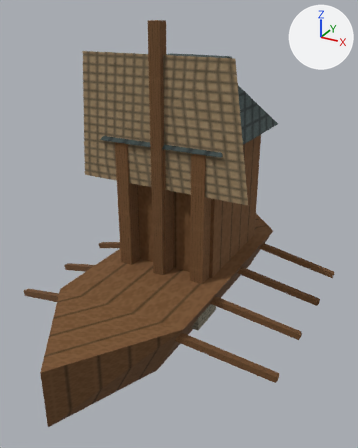
The glTF model app/src/main/assets/3d/field/unit-WARSHIP-lod0.glb as it was, and as the next commit left it.
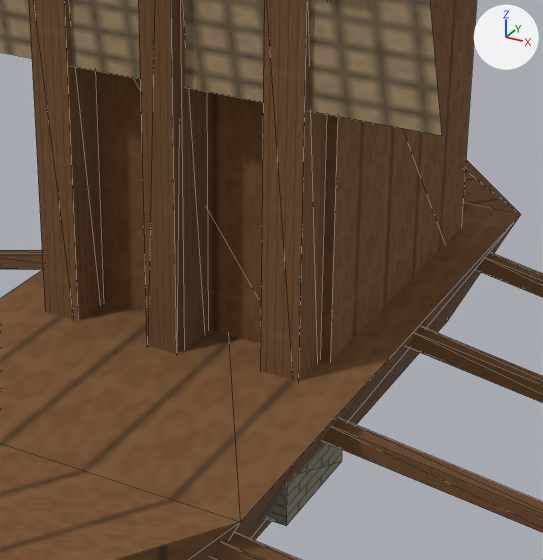
Each version is shown whole from a camera (50 mm lens) standing at (0.515, -0.912, 0.674) and looking at (0.034, -0.036, 0.236), then close up on the part from 30% to 78% of the width and 36% to 76% of the height. Every picture has the same lights, and +X, +Y and +Z are marked at upper right. The older version's two pictures come first. The close-ups show mesh edges as thin lines. Vertices at exactly the same position are counted once.
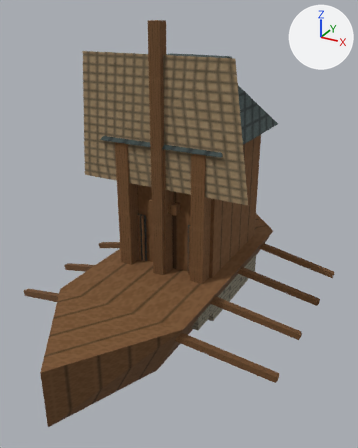
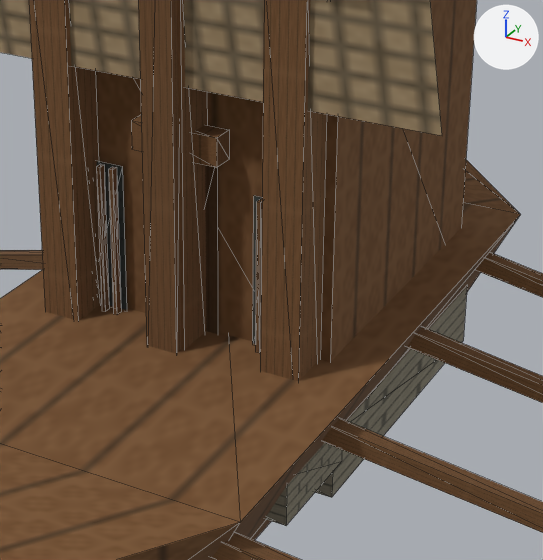
Pixel boxes [x1, y1, x2, y2] of what changed, in the close-ups (543 x 560 px):
part 1 of me_mesh_0, added: after [315, 287, 467, 498]
part 2 of me_mesh_0, added (brown): after [96, 164, 109, 311]
part 3 of me_mesh_0, added (brown): after [109, 167, 121, 314]
part 4 of me_mesh_0, added (brown): after [255, 199, 262, 352]
part 5 of me_mesh_0, added (brown): after [131, 115, 229, 168]
part 6 of me_mesh_0, added: after [97, 161, 262, 344]

Edits to the bpy script that builds the scene:
```text
Change me_mesh_0:
    used by ob_mesh_0; location = (0.0, 0.0, 0.0)
    verts and faces of me_mesh_0; kept vertices keep their numbers, new ones are numbered from 144
    remove me_mesh_0.from_pydata(...)  # 144 vertices, 175 faces; spans x -0.324..0.324, y -0.45..0.43, z 0.0..0.65
    add me_mesh_0.from_pydata(...)  # 220 vertices, 261 faces; spans x -0.324..0.324, y -0.45..0.43, z 0.0..0.65
    me_mesh_0 part 1: the loose piece of 8 vertices spanning x -0.126..0.126, y -0.12..-0.03, z 0.04..0.08 is copied, and the copy is scaled about its middle by (0.964, 3, 1.37), then moved by (0.0, 0.175, -0.022); it spans x -0.122..0.122, y -0.035..0.235, z 0.01..0.065
    me_mesh_0 part 2: the loose piece of 8 vertices spanning x -0.107..-0.077, y -0.065..-0.03, z 0.07..0.41 is copied, and the copy is scaled about its middle by (0.107, 0.171, 0.35), then moved by (0.022, 0.008, -0.061); it spans x -0.071..-0.068, y -0.042..-0.036, z 0.119..0.238
    me_mesh_0 part 3: the loose piece of 8 vertices spanning x -0.107..-0.077, y -0.065..-0.03, z 0.07..0.41 is copied, and the copy is scaled about its middle by (0.107, 0.171, 0.35), then moved by (0.033, 0.008, -0.061); it spans x -0.061..-0.058, y -0.042..-0.036, z 0.119..0.238
    me_mesh_0 part 4: the loose piece of 8 vertices spanning x 0.077..0.107, y -0.065..-0.03, z 0.07..0.41 is copied, and the copy is scaled about its middle by (0.107, 0.171, 0.35), then moved by (-0.03, 0.008, -0.061); it spans x 0.061..0.064, y -0.042..-0.036, z 0.119..0.238
    me_mesh_0 part 5: the loose piece of 8 vertices spanning x -0.015..0.015, y -0.065..-0.03, z 0.07..0.41 is copied, and the copy is scaled about its middle by (2.3, 0.514, 0.0647), then moved by (0.0, 0.005, 0.033); it spans x -0.034..0.034, y -0.051..-0.033, z 0.262..0.284
    me_mesh_0 part 6
    add verts[144] = (-0.089, -0.033, 0.119)
    add verts[145] = (-0.089, -0.033, 0.238)
    add verts[146] = (0.054, -0.033, 0.119)  # pixel (252, 344)
    add verts[147] = (0.054, -0.033, 0.238)  # pixel (253, 195)
    add for new, old in zip([*range(148, 152)], [*range(144, 148)]): verts[new] = verts[old] + (0.035, 0.0, 0.0)
    add verts[152] = (-0.025, -0.033, 0.07)
    add verts[153] = (0.025, -0.033, 0.07)
    add verts[154] = (0.025, -0.033, 0.262)
    add verts[155] = (-0.025, -0.033, 0.262)
    add faces += [(152, 153, 154), (152, 154, 155), (144, 148, 149), (144, 149, 145), (146, 150, 151), (146, 151, 147)]
    other edits to the shape of me_mesh_0 do not show in these pictures
```
